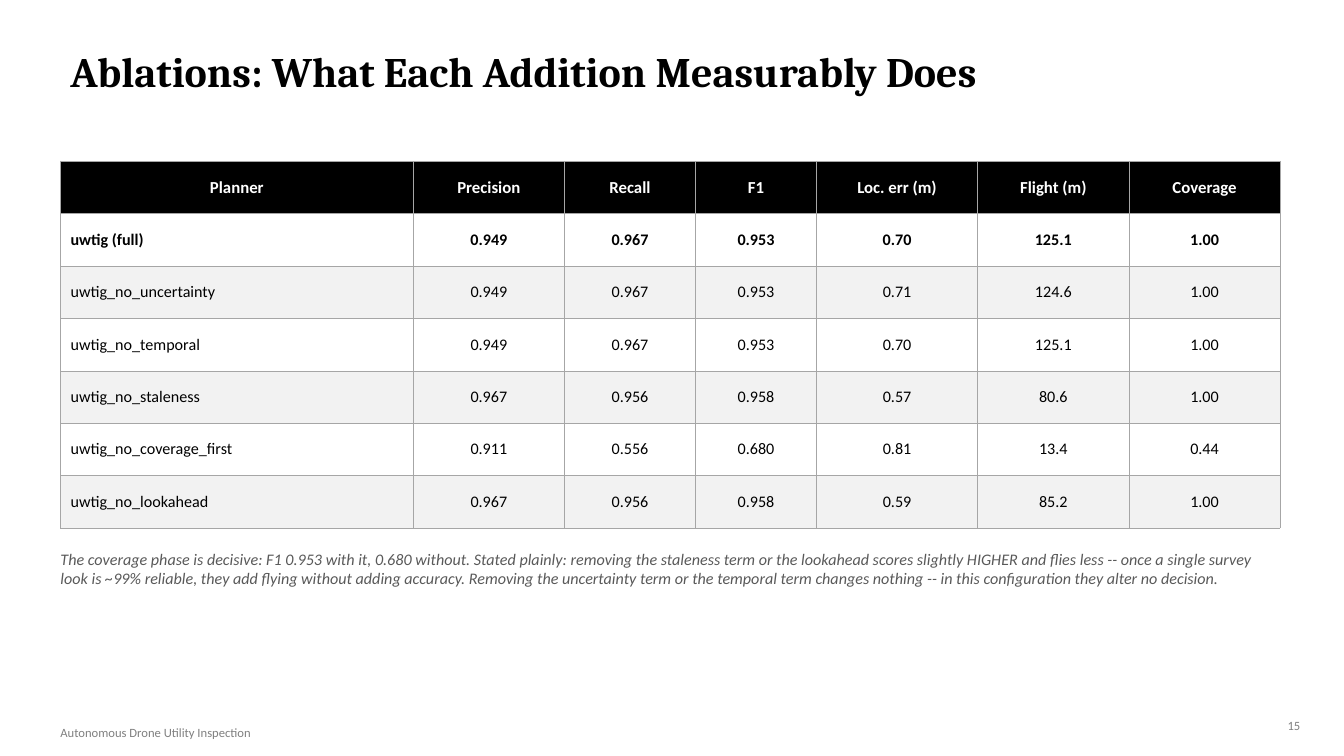
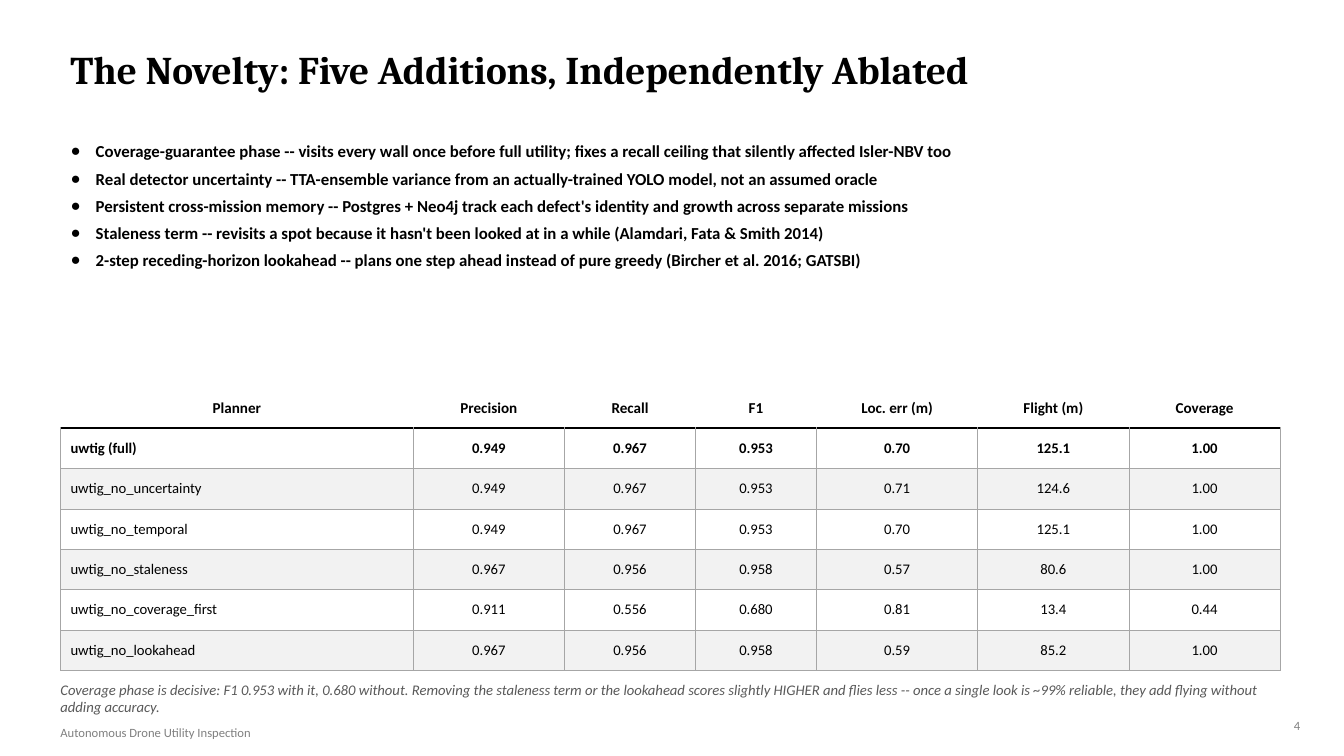
Before and after one commit to DrNeel11/project_work_1, a slide deck: slide 4 of drone-sim-today/Autonomous_Drone_Inspection_Progress.pptx (slide 15 before the commit). Drawn at 1344x756 pixels with LibreOffice and Linux fonts; fonts in the diff are those of the drawing. Boxes give left, top, right and bottom in pixels: in the first picture for what was removed or moved away, otherwise in the second. Text is boxed around its words. In the diff, an @@ line names an element or a change of style, - is before the commit and + after.

```diff
--- a/drone-sim-today/Autonomous_Drone_Inspection_Progress.pptx
+++ b/drone-sim-today/Autonomous_Drone_Inspection_Progress.pptx
@@ title at bbox=[70, 56, 968, 93]: text changed; size 30 to 28 pt @@
-Ablations: What Each Addition Measurably Does
+The Novelty: Five Additions, Independently Ablated
@@ text added at bbox=[96, 145, 951, 269], 12 pt, text #000000, bold @@
+● Coverage-guarantee phase -- visits every wall once before full utility; fixes a recall ceiling that silently affected Isler-NBV too
+● Real detector uncertainty -- TTA-ensemble variance from an actually-trained YOLO model, not an assumed oracle
+● Persistent cross-mission memory -- Postgres + Neo4j track each defect's identity and growth across separate missions
+● Staleness term -- revisits a spot because it hasn't been looked at in a while (Alamdari, Fata & Smith 2014)
+● 2-step receding-horizon lookahead -- plans one step ahead instead of pure greedy (Bircher et al. 2016; GATSBI)
@@ table at bbox=[60, 388, 1280, 662] @@
@@ fill #000000 to #FFFFFF in row 1 @@
@@ size 12 to 10.8 pt, text colour #FFFFFF to #000000 in "Planner", "Precision", "Recall", "F1" and 3 more places @@
@@ size 11.5 to 10.5 pt in "uwtig (full)", "0.949", "0.967", "0.953" and 38 more places @@
@@ borders changed @@
@@ table: place and size @@
-table at bbox=[60, 161, 1280, 514]
+table at bbox=[60, 388, 1280, 662]
@@ text at bbox=[60, 685, 1257, 715]: text changed; size 11.5 to 10.5 pt @@
-The coverage phase is decisive: F1 0.953 with it, 0.680 without. Stated plainly: removing the staleness term or the lookahead scores slightly HIGHER and flies less -- once a single survey look is ~99% reliable, they add flying without adding accuracy. Removing the uncertainty term or the temporal term changes nothing -- in this configuration they alter no decision.
+Coverage phase is decisive: F1 0.953 with it, 0.680 without. Removing the staleness term or the lookahead scores slightly HIGHER and flies less -- once a single look is ~99% reliable, they add flying without adding accuracy.
@@ text at bbox=[1294, 722, 1300, 730]: text changed @@
-15
+4
```
Also in this commit, not shown: 4 other slides changed, 3 slides added, 21 slides removed, 1 other file.
